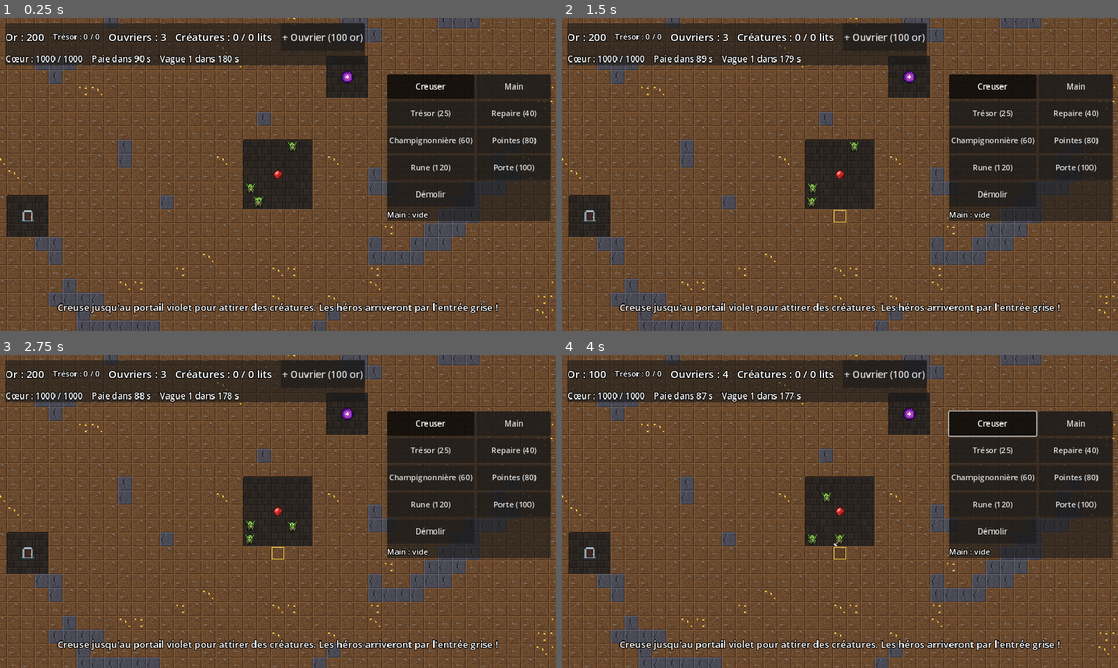
Above: before the commit, frames 1-4 (two rows, left to right).
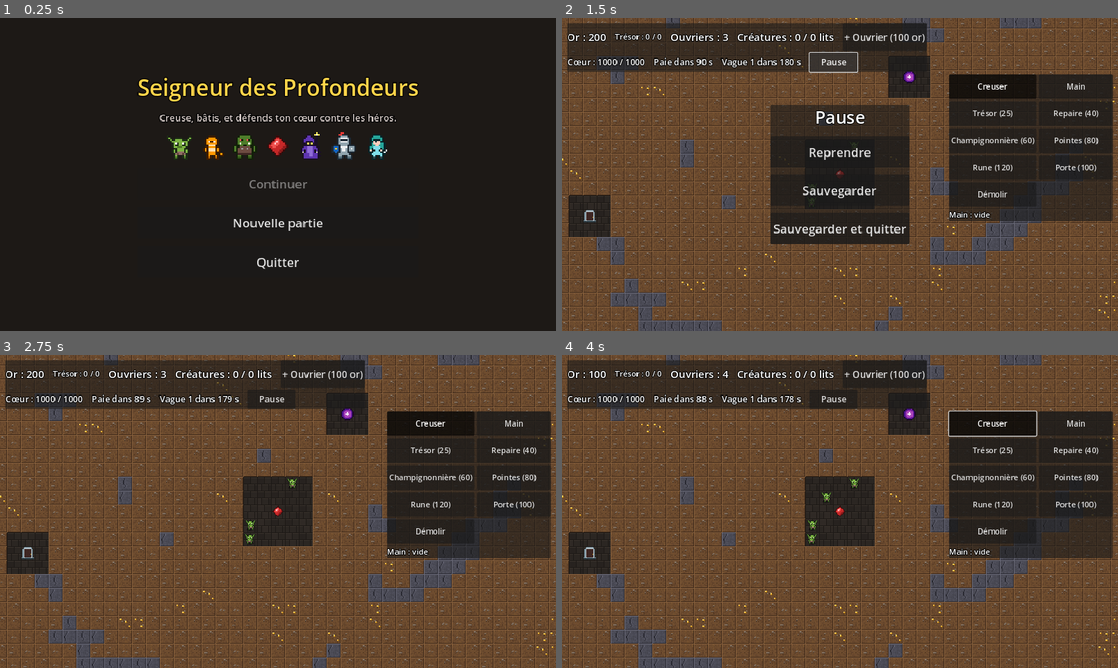
Above: after the commit, the same moments.

Repository: Malinouxi/Android
Game: Godot game, scene res://scenes/menu.tscn
The game is run twice, just before and just after one commit, with the same random seed, the same clock (stepped at 60 frames per second) and the same inputs. Before the commit the project starts from res://scenes/main.tscn.
Inputs (mouse positions are in pixels of both pictures, inside the frame that each line leads up to):
- Up to frame 1 (0.25 s): no input
- Up to frame 2 (1.5 s): click (840, 221) at 0.5 s, where only the run after the commit has a clickable "Nouvelle partie"; click (834, 61) at 1.25 s, where only the run after the commit has a clickable "Pause"
- Up to frame 3 (2.75 s): click (278, 489) at 2 s, where only the run after the commit has a clickable "Reprendre"
- Up to frame 4 (4 s): click "+ Ouvrier (100 or)" at 2.75 s; click "Creuser" at 3.5 s

The runs differ from the first frame. In frame 1, 83% of the frame differs, in the area x 0-100%, y 0-100%; in frame 2, 12%; in frame 3, 3.5%; in frame 4, 3.5%.

Commit message:
Étape 8 : menu principal, pause et sauvegarde
- Scène de menu (Continuer / Nouvelle partie / Quitter), devenue scène de démarrage
- Menu de pause : reprendre, sauvegarder, sauvegarder et quitter
- Sauvegarde JSON complète (carte, salles, défenses, unités, compteurs, caméra)
- Sauvegarde automatique chaque minute et à la mise en arrière-plan
- Sauvegarde effacée quand le cœur est détruit

Co-Authored-By: Claude Opus 5.5 <noreply@anthropic.com>
Claude-Session: https://claude.ai/code/session_014UMgZZe9Y6JFUoHq8hPeW2

Diff:
--- a/project.godot
+++ b/project.godot
@@ -7,7 +7,7 @@
 
 config/name="Seigneur des Profondeurs"
 config/description="Prototype de jeu de gestion de donjon pour Android."
-run/main_scene="res://scenes/main.tscn"
+run/main_scene="res://scenes/menu.tscn"
 config/features=PackedStringArray("4.3", "GL Compatibility")
 config/icon="res://icon.svg"
 
--- /dev/null
+++ b/scenes/menu.tscn
@@ -0,0 +1,12 @@
+[gd_scene load_steps=2 format=3]
+
+[ext_resource type="Script" path="res://scripts/menu.gd" id="1_menu"]
+
+[node name="Menu" type="Control"]
+layout_mode = 3
+anchors_preset = 15
+anchor_right = 1.0
+anchor_bottom = 1.0
+grow_horizontal = 2
+grow_vertical = 2
+script = ExtResource("1_menu")
--- a/scripts/creature.gd
+++ b/scripts/creature.gd
@@ -67,6 +67,22 @@
 	bed_cell = map.claim_bed(self)
 
 
+## Ce qu'il faut pour recréer la créature au chargement (voir main.gd).
+func to_save() -> Dictionary:
+	return {
+		"type": type, "cell": SaveGame.cell_to_array(current_cell()), "hp": hp,
+		"energy": energy, "hunger": hunger, "happiness": happiness,
+	}
+
+
+## Remet les valeurs sauvegardées (après setup_creature).
+func load_save(data: Dictionary) -> void:
+	hp = float(data["hp"])
+	energy = float(data["energy"])
+	hunger = float(data["hunger"])
+	happiness = float(data["happiness"])
+
+
 func display_name() -> String:
 	return Creatures.info(type)["name"]
 
--- a/scripts/dungeon_map.gd
+++ b/scripts/dungeon_map.gd
@@ -225,6 +225,88 @@
 			hero_astar.set_point_solid(cell, tile == Tile.ROCK or tile == Tile.HEART)
 			if is_diggable(cell):
 				hero_astar.set_point_weight_scale(cell, HERO_DIG_WEIGHT)
+	for cell: Vector2i in defenses:
+		if defenses[cell]["type"] == Defenses.Type.DOOR:
+			hero_astar.set_point_weight_scale(cell, HERO_DOOR_WEIGHT)
+
+
+# ---------------------------------------------------------------------------
+# Sauvegarde
+# ---------------------------------------------------------------------------
+
+## Tout ce qu'il faut pour reconstruire la carte, sous une forme que le JSON
+## sait écrire (nombres, textes, listes, dictionnaires à clés texte).
+func to_save() -> Dictionary:
+	var marked_list := []
+	for cell: Vector2i in marked:
+		marked_list.append(SaveGame.cell_to_array(cell))
+	var defense_list := []
+	for cell: Vector2i in defenses:
+		defense_list.append([cell.x, cell.y, defenses[cell]["type"], defenses[cell]["hp"]])
+	return {
+		"width": WIDTH,
+		"height": HEIGHT,
+		"tiles": Array(tiles),
+		"heart": SaveGame.cell_to_array(heart_cell),
+		"portal": SaveGame.cell_to_array(portal_cell),
+		"entrance": SaveGame.cell_to_array(entrance_cell),
+		"heart_hp": heart_hp,
+		"heart_gold": heart_gold,
+		"damage": _cells_to_list(damage),
+		"marked": marked_list,
+		"rooms": _cells_to_list(rooms),
+		"stored_gold": _cells_to_list(stored_gold),
+		"food": _cells_to_list(food),
+		"defenses": defense_list,
+	}
+
+
+## Recharge une carte sauvegardée. Renvoie false si la sauvegarde ne convient pas.
+func load_save(data: Dictionary) -> bool:
+	if int(data.get("width", 0)) != WIDTH or int(data.get("height", 0)) != HEIGHT:
+		return false
+	var saved_tiles: Array = data["tiles"]
+	for i in tiles.size():
+		tiles[i] = int(saved_tiles[i])
+	heart_cell = SaveGame.array_to_cell(data["heart"])
+	portal_cell = SaveGame.array_to_cell(data["portal"])
+	entrance_cell = SaveGame.array_to_cell(data["entrance"])
+	heart_hp = float(data["heart_hp"])
+	heart_gold = int(data["heart_gold"])
+	damage = _list_to_cells(data["damage"])
+	rooms = _list_to_cells(data["rooms"])
+	stored_gold = _list_to_cells(data["stored_gold"])
+	food = _list_to_cells(data["food"])
+	marked.clear()
+	for values in data["marked"]:
+		marked[SaveGame.array_to_cell(values)] = true
+	defenses.clear()
+	for values in data["defenses"]:
+		defenses[SaveGame.array_to_cell(values)] = {
+			"type": int(values[2]), "hp": float(values[3]), "cooldown": 0.0, "flash": 0.0}
+	reserved.clear()
+	beds.clear() # Les créatures rechargées reprendront un lit.
+	_explosions.clear()
+	_setup_pathfinding()
+	gold_changed.emit()
+	queue_redraw()
+	return true
+
+
+## { case: nombre } -> [[x, y, nombre], ...]
+func _cells_to_list(values: Dictionary) -> Array:
+	var result := []
+	for cell: Vector2i in values:
+		result.append([cell.x, cell.y, values[cell]])
+	return result
+
+
+## [[x, y, nombre], ...] -> { case: nombre }
+func _list_to_cells(list: Array) -> Dictionary:
+	var result := {}
+	for values in list:
+		result[SaveGame.array_to_cell(values)] = int(values[2])
+	return result
 
 
 # ---------------------------------------------------------------------------
--- a/scripts/hero.gd
+++ b/scripts/hero.gd
@@ -32,6 +32,10 @@
 	attack_range = info["range"]
 	attack_interval = info["attack_interval"]
 	setup(dungeon_map, cell)
+
+
+func to_save() -> Dictionary:
+	return {"type": type, "cell": SaveGame.cell_to_array(current_cell()), "hp": hp}
 
 
 func display_name() -> String:
--- a/scripts/hud.gd
+++ b/scripts/hud.gd
@@ -10,6 +10,10 @@
 
 signal summon_pressed
 signal restart_pressed
+signal pause_pressed
+signal resume_pressed
+signal save_pressed
+signal menu_pressed
 signal tool_selected(tool: int)
 
 ## Ce que fait un toucher sur la carte.
@@ -28,6 +32,7 @@
 var _message_label: Label
 var _message_timer: SceneTreeTimer
 var _hand_label: Label
+var _pause_panel: Control
 
 
 func _ready() -> void:
@@ -73,6 +78,12 @@
 	second_row.add_child(_payday_label)
 	_wave_label = _make_label(20)
 	second_row.add_child(_wave_label)
+	var pause_button := Button.new()
+	pause_button.text = "Pause"
+	pause_button.custom_minimum_size = Vector2(110, 44)
+	pause_button.add_theme_font_size_override("font_size", 20)
+	pause_button.pressed.connect(func() -> void: pause_pressed.emit())
+	second_row.add_child(pause_button)
 
 	_summon_button = Button.new()
 	_summon_button.add_theme_font_size_override("font_size", 22)
@@ -173,6 +184,34 @@
 
 ## Écran de fin de partie, avec un bouton pour rejouer.
 func show_game_over(waves_survived: int) -> void:
+	var column := _make_center_panel("Ton cœur a été détruit !")
+	var details := _make_label(24)
+	details.text = "Vagues repoussées : %d" % waves_survived
+	details.horizontal_alignment = HORIZONTAL_ALIGNMENT_CENTER
+	column.add_child(details)
+	column.add_child(_make_big_button("Rejouer", restart_pressed))
+	column.add_child(_make_big_button("Menu principal", menu_pressed))
+
+
+## Le menu de pause (le jeu est arrêté pendant ce temps, voir main.gd).
+func show_pause_menu() -> void:
+	if _pause_panel != null:
+		return
+	var column := _make_center_panel("Pause")
+	_pause_panel = column.get_parent() as Control
+	column.add_child(_make_big_button("Reprendre", resume_pressed))
+	column.add_child(_make_big_button("Sauvegarder", save_pressed))
+	column.add_child(_make_big_button("Sauvegarder et quitter", menu_pressed))
+
+
+func hide_pause_menu() -> void:
+	if _pause_panel != null:
+		_pause_panel.queue_free()
+		_pause_panel = null
+
+
+## Un panneau au centre de l'écran avec un titre. Renvoie la colonne où ajouter des boutons.
+func _make_center_panel(title_text: String) -> VBoxContainer:
 	var panel := PanelContainer.new()
 	panel.set_anchors_and_offsets_preset(Control.PRESET_CENTER)
 	panel.grow_horizontal = Control.GROW_DIRECTION_BOTH
@@ -184,20 +223,20 @@
 	panel.add_child(column)
 
 	var title := _make_label(40)
-	title.text = "Ton cœur a été détruit !"
+	title.text = title_text
 	title.horizontal_alignment = HORIZONTAL_ALIGNMENT_CENTER
 	column.add_child(title)
-	var details := _make_label(24)
-	details.text = "Vagues repoussées : %d" % waves_survived
-	details.horizontal_alignment = HORIZONTAL_ALIGNMENT_CENTER
-	column.add_child(details)
-
+	return column
+
+
+## Un grand bouton qui émet un signal quand on le touche.
+func _make_big_button(text: String, on_pressed: Signal) -> Button:
 	var button := Button.new()
-	button.text = "Rejouer"
-	button.custom_minimum_size = Vector2(240, 72)
+	button.text = text
+	button.custom_minimum_size = Vector2(320, 72)
 	button.add_theme_font_size_override("font_size", 28)
-	button.pressed.connect(func() -> void: restart_pressed.emit())
-	column.add_child(button)
+	button.pressed.connect(func() -> void: on_pressed.emit())
+	return button
 
 
 func set_summon_cost(cost: int) -> void:
@@ -214,6 +253,10 @@
 		_message_label.text = ""
 
 
+func hide_message() -> void:
+	_message_label.text = ""
+
+
 ## Vrai si cette position de l'écran est sur un panneau de l'interface
 ## (pour ne pas agir sur la case cachée sous un bouton).
 func is_over_ui(screen_position: Vector2) -> bool:
--- a/scripts/main.gd
+++ b/scripts/main.gd
@@ -4,7 +4,8 @@
 ##   - l'outil choisi quand on touche la carte ;
 ##   - l'arrivée des créatures par le portail ;
 ##   - le jour de paie ;
-##   - les vagues de héros et la fin de partie.
+##   - les vagues de héros et la fin de partie ;
+##   - la sauvegarde, le chargement et la pause.
 ##
 ## Les différentes parties communiquent par des SIGNAUX : la caméra ne connaît
 ## pas la carte, elle dit juste « on m'a touchée ici ». C'est main.gd qui décide
@@ -28,6 +29,9 @@
 const MAX_HEROES_PER_WAVE := 8
 ## Nombre d'unités que la main du maître peut tenir à la fois.
 const HAND_CAPACITY := 8
+## Secondes entre deux sauvegardes automatiques.
+const AUTOSAVE_INTERVAL := 60.0
+const MENU_SCENE := "res://scenes/menu.tscn"
 
 ## Quelle salle construit chaque outil de la barre.
 const TOOL_ROOMS := {
@@ -68,6 +72,9 @@
 var _pending_heroes: Array[int] = []
 var _hero_spawn_timer := 0.0
 
+var _autosave_timer := AUTOSAVE_INTERVAL
+var _game_over := false
+
 
 func _ready() -> void:
 	# On branche les signaux sur nos fonctions.
@@ -80,20 +87,42 @@
 	map.heart_destroyed.connect(_on_heart_destroyed)
 	map.door_destroyed.connect(func(_cell: Vector2i) -> void:
 		hud.show_message("Les héros ont enfoncé une porte !", 3.0))
+	hud.pause_pressed.connect(_on_pause_pressed)
+	hud.resume_pressed.connect(_on_resume_pressed)
+	hud.save_pressed.connect(func() -> void:
+		if save_game():
+			hud.show_message("Partie sauvegardée."))
+	hud.menu_pressed.connect(_on_menu_pressed)
 
 	camera.bounds = Rect2(Vector2.ZERO, map.get_pixel_size())
 	camera.position = map.cell_to_world(map.heart_cell)
-
+	hud.set_summon_cost(WORKER_COST)
+
+	# Le menu a demandé de continuer la partie sauvegardée ?
+	var loaded := false
+	if SaveGame.load_requested:
+		SaveGame.load_requested = false
+		loaded = _load_game(SaveGame.read())
+		if not loaded:
+			hud.show_message("Impossible de lire la sauvegarde : nouvelle partie.", 5.0)
+	if not loaded:
+		_start_new_game()
+	_refresh_hud()
+
+
+func _start_new_game() -> void:
 	map.set_starting_gold(START_GOLD)
 	for i in START_WORKERS:
 		_spawn_worker()
-
-	hud.set_summon_cost(WORKER_COST)
-	_refresh_hud()
 	hud.show_message("Creuse jusqu'au portail violet pour attirer des créatures. Les héros arriveront par l'entrée grise !", 8.0)
 
 
 func _process(delta: float) -> void:
+	_autosave_timer -= delta
+	if _autosave_timer <= 0.0:
+		_autosave_timer = AUTOSAVE_INTERVAL
+		save_game()
+
 	_hint_timer -= delta
 	_update_portal(delta)
 	_update_payday(delta)
@@ -139,12 +168,18 @@
 
 
 func _spawn_creature(type: int) -> void:
+	var creature := _add_creature(type, map.portal_cell)
+	hud.show_message("%s arrive par le portail ! (salaire : %d or)" % [creature.display_name(), creature.salary()])
+
+
+## Crée une créature sur une case (sert aussi au chargement d'une partie).
+func _add_creature(type: int, cell: Vector2i) -> Creature:
 	var creature := Creature.new()
-	creature.setup_creature(map, map.portal_cell, type)
+	creature.setup_creature(map, cell, type)
 	creature.left_dungeon.connect(_on_creature_left)
 	creature.died.connect(_on_creature_died)
 	creatures_root.add_child(creature)
-	hud.show_message("%s arrive par le portail ! (salaire : %d or)" % [creature.display_name(), creature.salary()])
+	return creature
 
 
 func _on_creature_left(creature: Creature) -> void:
@@ -195,10 +230,15 @@
 
 
 func _spawn_hero(type: int) -> void:
+	_add_hero(type, map.entrance_cell)
+
+
+func _add_hero(type: int, cell: Vector2i) -> Hero:
 	var hero := Hero.new()
-	hero.setup_hero(map, map.entrance_cell, type)
+	hero.setup_hero(map, cell, type)
 	hero.died.connect(_on_hero_died)
 	heroes_root.add_child(hero)
+	return hero
 
 
 ## Un héros vaincu rapporte une rançon, rangée au trésor s'il y a de la place.
@@ -216,13 +256,125 @@
 
 
 func _on_heart_destroyed() -> void:
+	_game_over = true
+	SaveGame.delete() # Une partie perdue ne se reprend pas !
 	get_tree().paused = true # Tout s'arrête, sauf l'interface (voir hud.gd).
 	hud.show_game_over(_waves_survived)
 
 
 func _on_restart_pressed() -> void:
+	SaveGame.load_requested = false
 	get_tree().paused = false
 	get_tree().reload_current_scene()
+
+
+# ---------------------------------------------------------------------------
+# Pause, sauvegarde et chargement
+# ---------------------------------------------------------------------------
+
+func _on_pause_pressed() -> void:
+	if _game_over:
+		return
+	get_tree().paused = true
+	hud.hide_message()
+	hud.show_pause_menu()
+
+
+func _on_resume_pressed() -> void:
+	hud.hide_pause_menu()
+	get_tree().paused = false
+
+
+func _on_menu_pressed() -> void:
+	save_game() # Ne fait rien si la partie est perdue.
+	get_tree().paused = false
+	get_tree().change_scene_to_file(MENU_SCENE)
+
+
+## Godot prévient le jeu quand l'appli passe en arrière-plan (Android) ou quand
+## on ferme la fenêtre : on sauvegarde pour ne rien perdre.
+func _notification(what: int) -> void:
+	if what == NOTIFICATION_APPLICATION_PAUSED or what == NOTIFICATION_WM_CLOSE_REQUEST \
+			or what == NOTIFICATION_WM_GO_BACK_REQUEST:
+		save_game()
+
+
+## Écrit toute la partie dans le fichier de sauvegarde. Renvoie true si c'est réussi.
+func save_game() -> bool:
+	if _game_over or not is_node_ready():
+		return false
+	var workers := []
+	for worker: Worker in workers_root.get_children():
+		if not worker.is_dead():
+			workers.append(worker.to_save())
+	var creatures := []
+	for creature: Creature in creatures_root.get_children():
+		if not creature.is_dead() and not creature.is_leaving():
+			creatures.append(creature.to_save())
+	var heroes := []
+	for hero: Hero in heroes_root.get_children():
+		if not hero.is_dead():
+			heroes.append(hero.to_save())
+
+	var data := {
+		"version": SaveGame.VERSION,
+		"summary": {
+			"wave": _next_wave,
+			"gold": map.get_total_gold(),
+			"date": Time.get_datetime_string_from_system(false, true),
+		},
+		"map": map.to_save(),
+		"workers": workers,
+		"creatures": creatures,
+		"heroes": heroes,
+		"state": {
+			"payday_timer": _payday_timer,
+			"wave_timer": _wave_timer,
+			"next_wave": _next_wave,
+			"waves_survived": _waves_survived,
+			"wave_in_progress": _wave_in_progress,
+			"pending_heroes": _pending_heroes,
+			"arrival_timer": _arrival_timer,
+			"portal_connected": _portal_connected,
+		},
+		"camera": [camera.position.x, camera.position.y, camera.zoom.x],
+	}
+	return SaveGame.write(data)
+
+
+## Recrée la partie à partir d'une sauvegarde. Renvoie false si elle est inutilisable.
+func _load_game(data: Dictionary) -> bool:
+	if data.is_empty() or not map.load_save(data["map"]):
+		return false
+
+	for values in data["workers"]:
+		var worker := _add_worker(SaveGame.array_to_cell(values["cell"]))
+		worker.hp = float(values["hp"])
+		worker.carried_gold = int(values["gold"])
+	for values in data["creatures"]:
+		var creature := _add_creature(int(values["type"]), SaveGame.array_to_cell(values["cell"]))
+		creature.load_save(values)
+	for values in data["heroes"]:
+		var hero := _add_hero(int(values["type"]), SaveGame.array_to_cell(values["cell"]))
+		hero.hp = float(values["hp"])
+
+	var state: Dictionary = data["state"]
+	_payday_timer = float(state["payday_timer"])
+	_wave_timer = float(state["wave_timer"])
+	_next_wave = int(state["next_wave"])
+	_waves_survived = int(state["waves_survived"])
+	_wave_in_progress = bool(state["wave_in_progress"])
+	_arrival_timer = float(state["arrival_timer"])
+	_portal_connected = bool(state["portal_connected"])
+	_pending_heroes.clear()
+	for type in state["pending_heroes"]:
+		_pending_heroes.append(int(type))
+
+	var view: Array = data["camera"]
+	camera.position = Vector2(float(view[0]), float(view[1]))
+	camera.zoom = Vector2.ONE * float(view[2])
+	hud.show_message("Partie chargée. Bon retour, Seigneur des Profondeurs !", 4.0)
+	return true
 
 
 # ---------------------------------------------------------------------------
@@ -280,11 +432,17 @@
 # ---------------------------------------------------------------------------
 
 func _spawn_worker() -> void:
+	_add_worker(map.get_spawn_cell())
+
+
+## Crée un ouvrier sur une case (sert aussi au chargement d'une partie).
+func _add_worker(cell: Vector2i) -> Worker:
 	var worker := Worker.new()
-	worker.setup(map, map.get_spawn_cell())
+	worker.setup(map, cell)
 	worker.died.connect(func(_unit: Unit) -> void:
 		hud.show_message("Un ouvrier a été tué par les héros !", 3.0))
 	workers_root.add_child(worker)
+	return worker
 
 
 func _refresh_hud() -> void:
--- /dev/null
+++ b/scripts/menu.gd
@@ -0,0 +1,89 @@
+extends Control
+## Le menu principal : c'est la première scène lancée (voir project.godot).
+
+const GAME_SCENE := "res://scenes/main.tscn"
+
+
+func _ready() -> void:
+	var background := ColorRect.new()
+	background.color = Color("1d1916")
+	background.set_anchors_preset(Control.PRESET_FULL_RECT)
+	add_child(background)
+
+	var center := CenterContainer.new()
+	center.set_anchors_preset(Control.PRESET_FULL_RECT)
+	add_child(center)
+
+	var column := VBoxContainer.new()
+	column.add_theme_constant_override("separation", 18)
+	center.add_child(column)
+
+	var title := _make_label("Seigneur des Profondeurs", 52, Color("ffd54a"))
+	column.add_child(title)
+	column.add_child(_make_label("Creuse, bâtis, et défends ton cœur contre les héros.", 22, Color("d7ccc8")))
+	column.add_child(_make_gallery())
+
+	var save := SaveGame.read()
+	var continue_button := _make_button("Continuer", _on_continue_pressed)
+	if save.is_empty():
+		continue_button.disabled = true
+	else:
+		var summary: Dictionary = save.get("summary", {})
+		continue_button.text = "Continuer  (vague %d, %d or)" % [
+			int(summary.get("wave", 1)), int(summary.get("gold", 0))]
+		continue_button.tooltip_text = "Sauvegardé le %s" % summary.get("date", "?")
+	column.add_child(continue_button)
+	column.add_child(_make_button("Nouvelle partie", _on_new_game_pressed))
+	column.add_child(_make_button("Quitter", func() -> void: get_tree().quit()))
+
+	if not save.is_empty():
+		var date_label := _make_label("Dernière sauvegarde : %s" % save.get("summary", {}).get("date", "?"),
+				16, Color("a1887f"))
+		column.add_child(date_label)
+
+
+## Une rangée de personnages en pixel art, pour décorer.
+func _make_gallery() -> Control:
+	var row := HBoxContainer.new()
+	row.alignment = BoxContainer.ALIGNMENT_CENTER
+	row.add_theme_constant_override("separation", 12)
+	var images: Array = [Art.UNITS["worker"][0], Art.UNITS["kobold"][0], Art.UNITS["orc"][0],
+			Art.HEART, Art.UNITS["warlock"][0], Art.UNITS["knight"][0], Art.UNITS["thief"][0]]
+	for texture in images:
+		var picture := TextureRect.new()
+		picture.texture = texture
+		picture.expand_mode = TextureRect.EXPAND_IGNORE_SIZE
+		picture.stretch_mode = TextureRect.STRETCH_KEEP_ASPECT_CENTERED
+		picture.custom_minimum_size = Vector2(64, 64)
+		row.add_child(picture)
+	return row
+
+
+func _on_continue_pressed() -> void:
+	SaveGame.load_requested = true
+	get_tree().change_scene_to_file(GAME_SCENE)
+
+
+func _on_new_game_pressed() -> void:
+	SaveGame.load_requested = false
+	get_tree().change_scene_to_file(GAME_SCENE)
+
+
+func _make_label(text: String, font_size: int, color: Color) -> Label:
+	var label := Label.new()
+	label.text = text
+	label.horizontal_alignment = HORIZONTAL_ALIGNMENT_CENTER
+	label.add_theme_font_size_override("font_size", font_size)
+	label.add_theme_color_override("font_color", color)
+	label.add_theme_color_override("font_outline_color", Color.BLACK)
+	label.add_theme_constant_override("outline_size", 8)
+	return label
+
+
+func _make_button(text: String, action: Callable) -> Button:
+	var button := Button.new()
+	button.text = text
+	button.custom_minimum_size = Vector2(420, 72)
+	button.add_theme_font_size_override("font_size", 28)
+	button.pressed.connect(action)
+	return button
--- /dev/null
+++ b/scripts/save_game.gd
@@ -0,0 +1,53 @@
+class_name SaveGame
+## Lecture et écriture de la sauvegarde.
+##
+## La partie est enregistrée dans un fichier texte au format JSON, dans le
+## dossier « user:// » : c'est un dossier privé que Godot réserve au jeu
+## (sur Android, il est dans les données de l'application).
+## Le JSON ne connaît pas les Vector2i : on écrit une case sous la forme [x, y].
+
+const PATH := "user://savegame.json"
+## À augmenter si le format change : les anciennes sauvegardes seront ignorées.
+const VERSION := 1
+
+## Le menu met ceci à true quand le joueur choisit « Continuer » ;
+## main.gd le lit au démarrage de la partie. (Une variable « static » garde sa
+## valeur même quand on change de scène.)
+static var load_requested := false
+
+
+static func exists() -> bool:
+	return FileAccess.file_exists(PATH)
+
+
+static func write(data: Dictionary) -> bool:
+	var file := FileAccess.open(PATH, FileAccess.WRITE)
+	if file == null:
+		push_error("Impossible d'écrire la sauvegarde : %s" % error_string(FileAccess.get_open_error()))
+		return false
+	file.store_string(JSON.stringify(data))
+	return true
+
+
+## Renvoie la sauvegarde, ou {} si elle est absente, abîmée ou trop ancienne.
+static func read() -> Dictionary:
+	if not exists():
+		return {}
+	var data = JSON.parse_string(FileAccess.get_file_as_string(PATH))
+	if typeof(data) != TYPE_DICTIONARY or int(data.get("version", 0)) != VERSION:
+		return {}
+	return data
+
+
+static func delete() -> void:
+	if exists():
+		DirAccess.remove_absolute(PATH)
+
+
+static func cell_to_array(cell: Vector2i) -> Array:
+	return [cell.x, cell.y]
+
+
+## Le JSON relit les nombres comme des décimaux : on les remet en entiers.
+static func array_to_cell(values: Array) -> Vector2i:
+	return Vector2i(int(values[0]), int(values[1]))
--- a/scripts/worker.gd
+++ b/scripts/worker.gd
@@ -40,6 +40,11 @@
 
 func display_name() -> String:
 	return "Ouvrier"
+
+
+## Ce qu'il faut pour recréer l'ouvrier au chargement (voir main.gd).
+func to_save() -> Dictionary:
+	return {"cell": SaveGame.cell_to_array(current_cell()), "hp": hp, "gold": carried_gold}
 
 
 func is_full() -> bool:
